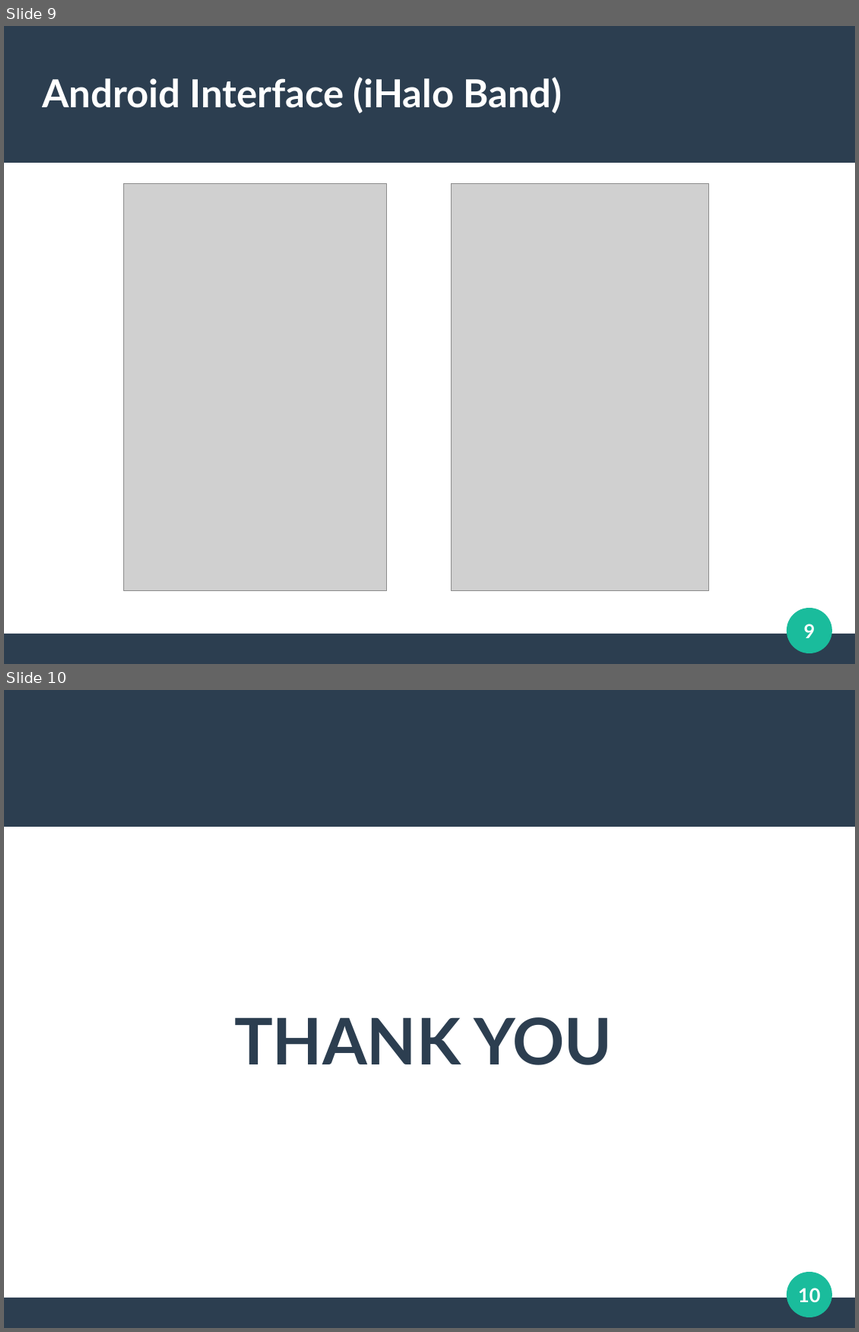
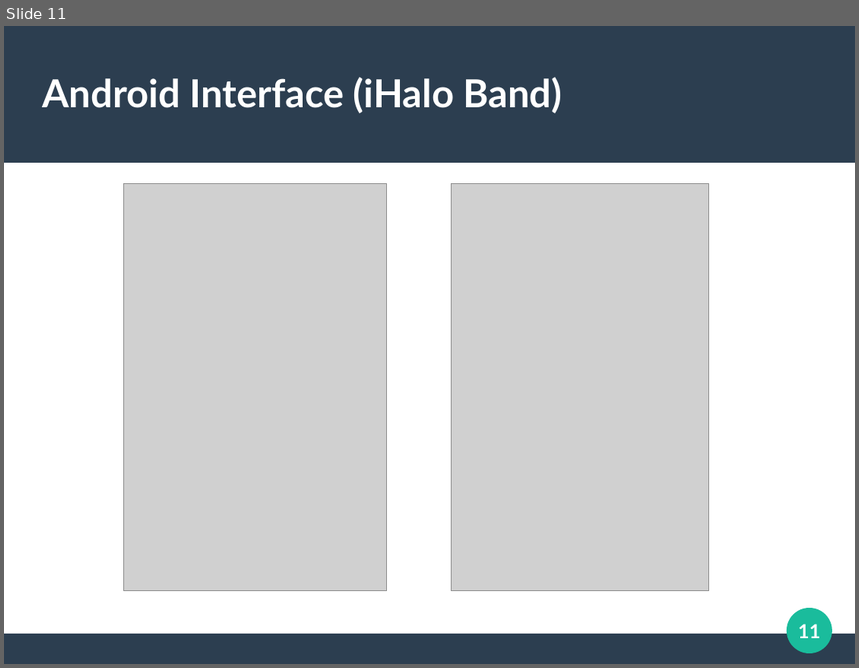
Before and after one commit to iHALOaec/iHALO, a slide deck: docs/iHalo.odp. Shown one above the other, each under a label of ours: slides 9 and 10 before the commit, slide 11 after it. The pictures are 859x1332 and 859x668 pixels, drawn with LibreOffice and Linux fonts; fonts in the diff are those of the drawing; grey boxes stand for pictures. Boxes give left, top, right and bottom in pixels: in the first picture for what was removed or moved away, otherwise in the second. Text is boxed around its words. In the diff, an @@ line names an element or a change of style, - is before the commit and + after.

```diff
--- a/docs/iHalo.odp
+++ b/docs/iHalo.odp
@@ slide 10 removed at [4,690,855,1328], background #FFFFFF; not listed: 3 template elements that a slide beside it also shows @@
@@ subtitle removed at [234,1018,613,1065] @@
-THANK YOU
@@ page number removed at [798,1288,820,1303] @@
-10
@@ what was slide 9 is now slide 11 @@
@@ page number at [798,624,820,639]: text changed @@
-9
+11
```
Also in this commit, not shown: 2 slides changed, 4 slides added, 1 other file.
